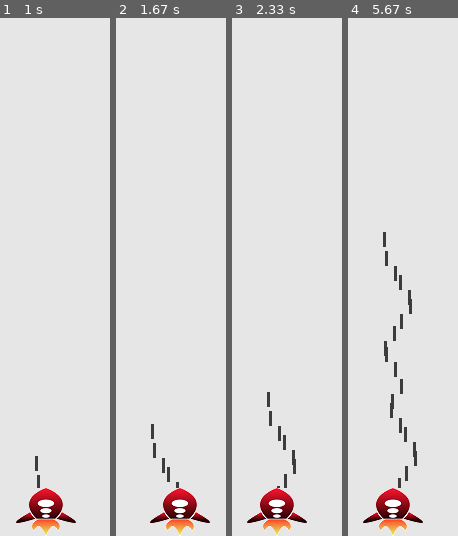
Above: before the commit, frames 1-4 (left to right).
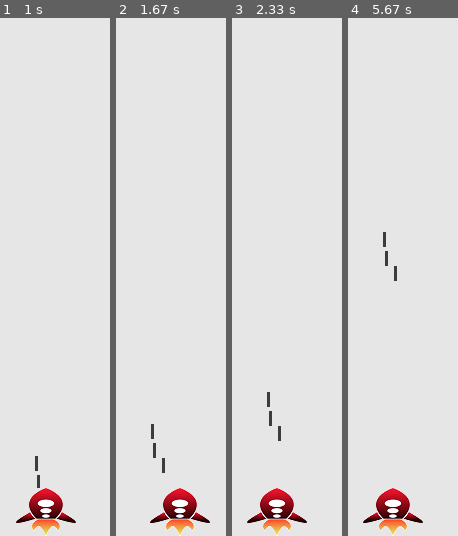
Above: after the commit, the same moments.

Repository: rafabono/pygame
Game: pygame game, started from invasion_alienigena.py
The game is run twice, just before and just after one commit, with the same random seed, the same clock (stepped at 60 frames per second) and the same inputs.
Inputs:
- Up to frame 1 (1 s): tap Space at 0.33, 0.73 s; hold Right from 0.67 s (still down)
- Up to frame 2 (1.67 s): tap Space at 1.03, 1.23, 1.53 s; release Right at 1.13 s; hold Right 1.17-1.63 s
- Up to frame 3 (2.33 s): hold Left 1.67-2.2 s; tap Space at 1.73, 2.03, 2.3 s; hold Left from 2.23 s (still down)
- Up to frame 4 (5.67 s): tap Space at 2.6, 2.73, 3.03, 3.4, 3.7, 3.9, 4.2, 4.4, 4.7, 4.9, 5.2, 5.47 s; release Left at 2.63 s; hold Right 2.67-3.3 s; hold Left 3.33-3.8 s; hold Right 3.83-4.3 s; hold Right 4.33-4.8 s; hold Left 4.83-5.37 s; hold Left from 5.4 s (still down)

Frame 1 is identical in both runs. In frame 2, 0.1% of the frame differs, in the area x 46-58%, y 86-91%; in frame 3, 0.3%; in frame 4, 1.2%, in the area x 32-63%, y 49-91%.

Commit message:
elimina balas y limita el num de balas permitidas a la vez

Diff:
--- a/configuraciones.py
+++ b/configuraciones.py
@@ -15,3 +15,4 @@
         self.bala_width = 3
         self.bala_height = 15
         self.bala_color = 60, 60, 60
+        self.balas_allowed = 3
--- a/funciones_juego.py
+++ b/funciones_juego.py
@@ -9,8 +9,9 @@
         nave.moving_left = True
     elif event.key==pygame.K_SPACE:
         # Crea una nueva bala y la añade al grupo balas
-        nueva_bala = Bala(ai_configuraciones,pantalla,nave)
-        balas.add(nueva_bala)
+        if len(balas) < ai_configuraciones.balas_allowed:
+            nueva_bala = Bala(ai_configuraciones,pantalla,nave)
+            balas.add(nueva_bala)
 
 def verificar_eventos_keyup(event, nave):
     if event.key==pygame.K_RIGHT:
@@ -39,3 +40,9 @@
     nave.blitme()
     # Hace visible la pantalla dibujada más reciente
     pygame.display.flip()
+
+def elimina_balas(balas):
+    '''Elimina las balas que se salen de la pantalla para evitar que consuman recursos'''
+    for bala in balas.copy():
+        if bala.rect.bottom <= 0:
+            balas.remove(bala)
--- a/invasion_alienigena.py
+++ b/invasion_alienigena.py
@@ -29,6 +29,10 @@
         nave.update()
         # El método update del grupo balas llama al método update de cada bala
         balas.update()
+        # Deshace las balas que han desparecido de la pantalla, para no consumir recursos
+        fj.elimina_balas(balas)
+        # Verficamos el numero de balas que hay en la pantalla
+        #print(len(balas))
         # Llama a la función para actualizar la pantalla
         fj.actualizar_pantalla(ai_configuraciones, pantalla, nave, balas)
 
